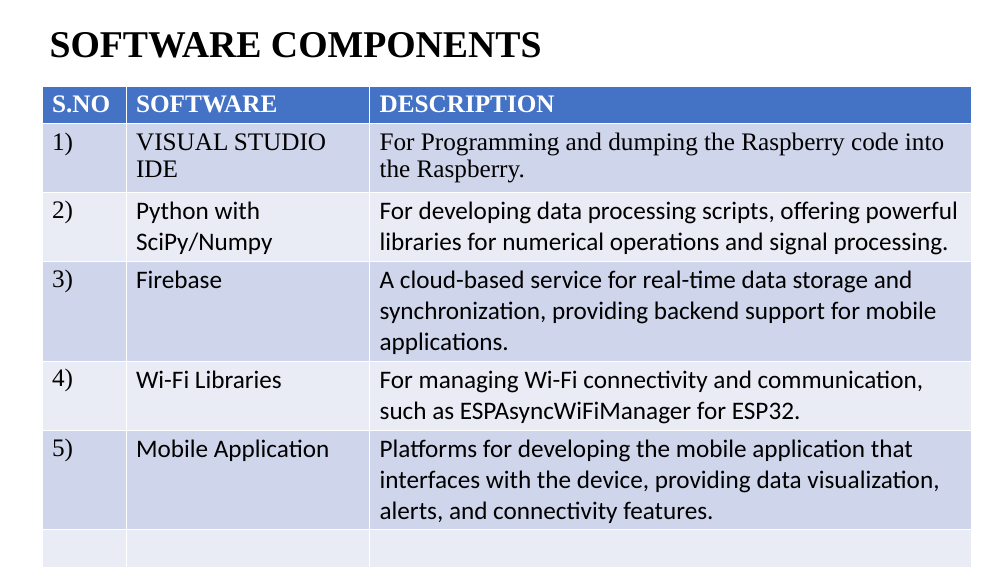
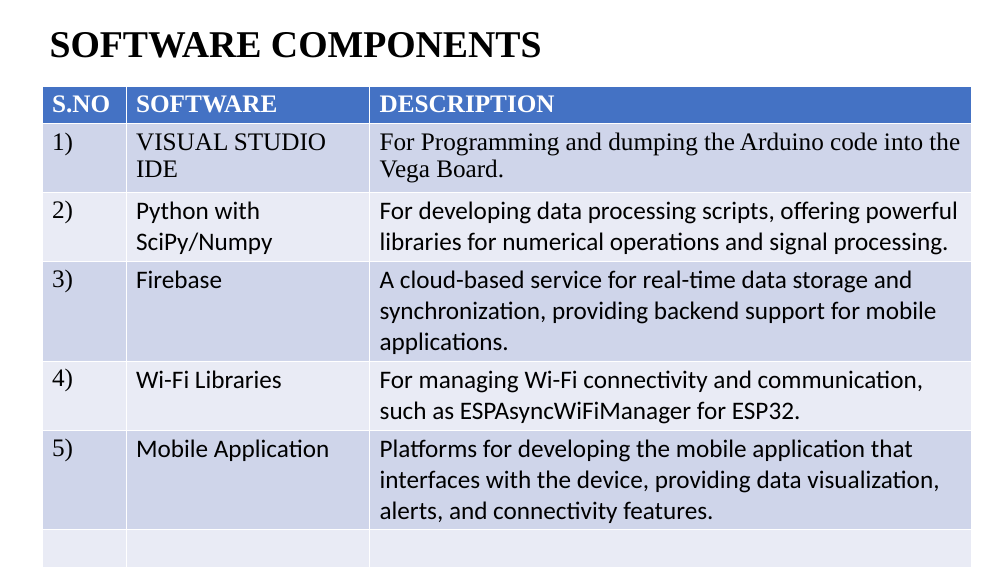
Before and after one commit to Saravanakumar2003/HydroSense, a slide deck: slide 14 of docs/presentation/1st Review.ppt. Drawn at 1008x567 pixels with LibreOffice and Linux fonts; fonts in the diff are those of the drawing. Boxes give left, top, right and bottom in pixels: in the first picture for what was removed or moved away, otherwise in the second. Text is boxed around its words. In the diff, an @@ line names an element or a change of style, - is before the commit and + after.

```diff
--- a/docs/presentation/1st Review.ppt
+++ b/docs/presentation/1st Review.ppt
@@ table at <box>42,86,971,567</box> @@
-row 2, column 3: For Programming and dumping the Raspberry code into the Raspberry.
+row 2, column 3: For Programming and dumping the Arduino code into the Vega Board.
```
Also in this commit, not shown: 4 other slides changed, 7 other files.
